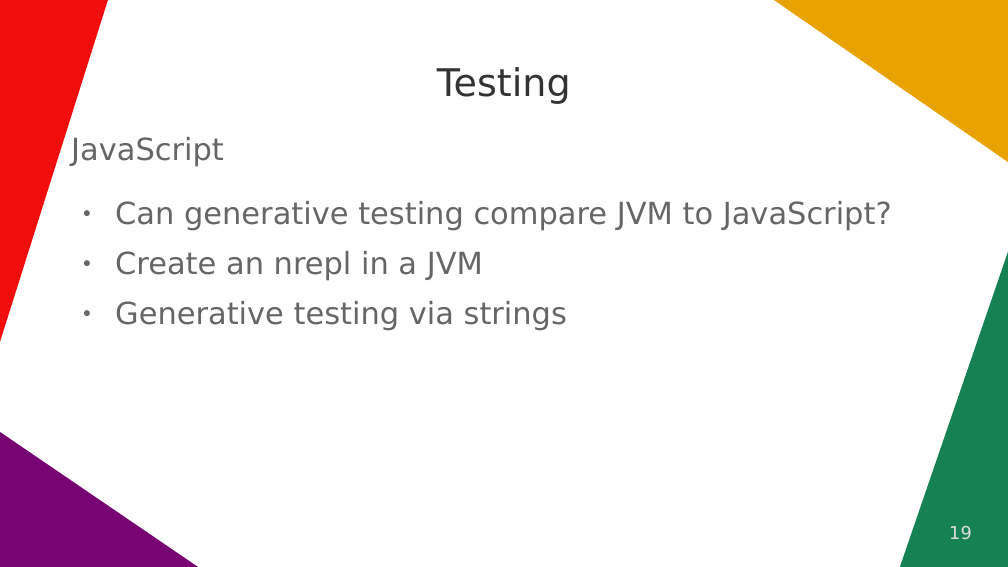
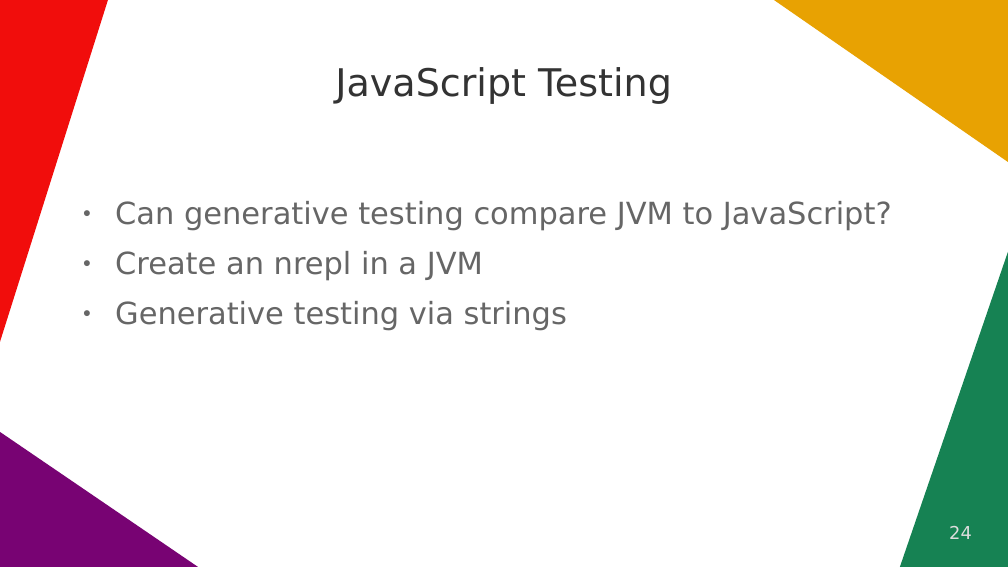
Before and after one commit to quoll/cljs-math, a slide deck: slide 24 of docs/ClojureDays2022.odp (slide 19 before the commit). Drawn at 1008x567 pixels with LibreOffice and Linux fonts; fonts in the diff are those of the drawing. Boxes give left, top, right and bottom in pixels: in the first picture for what was removed or moved away, otherwise in the second. Text is boxed around its words. In the diff, an @@ line names an element or a change of style, - is before the commit and + after.

```diff
--- a/docs/ClojureDays2022.odp
+++ b/docs/ClojureDays2022.odp
@@ title at box(335, 67, 672, 104): text changed @@
-Testing
+JavaScript Testing
@@ text removed at box(71, 137, 224, 166) @@
-JavaScript
@@ page number at box(949, 526, 972, 539): text changed @@
-19
+24
```
Also in this commit, not shown: 6 other slides changed, 12 slides added, 1 slide removed.
